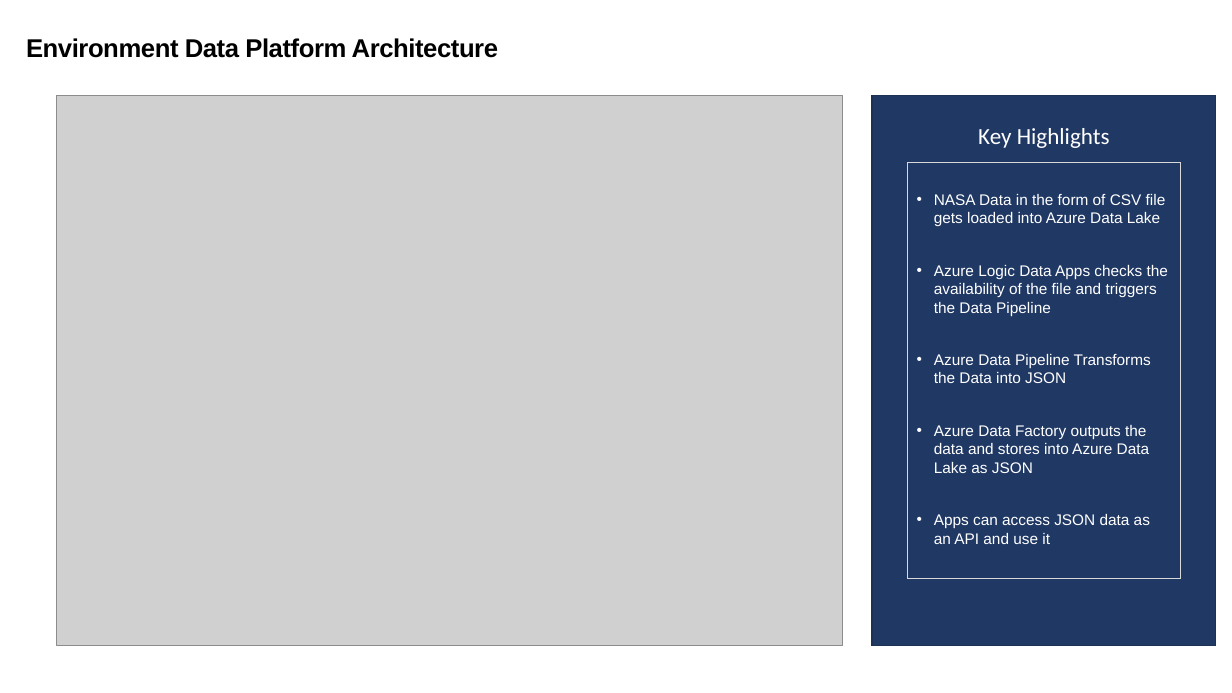
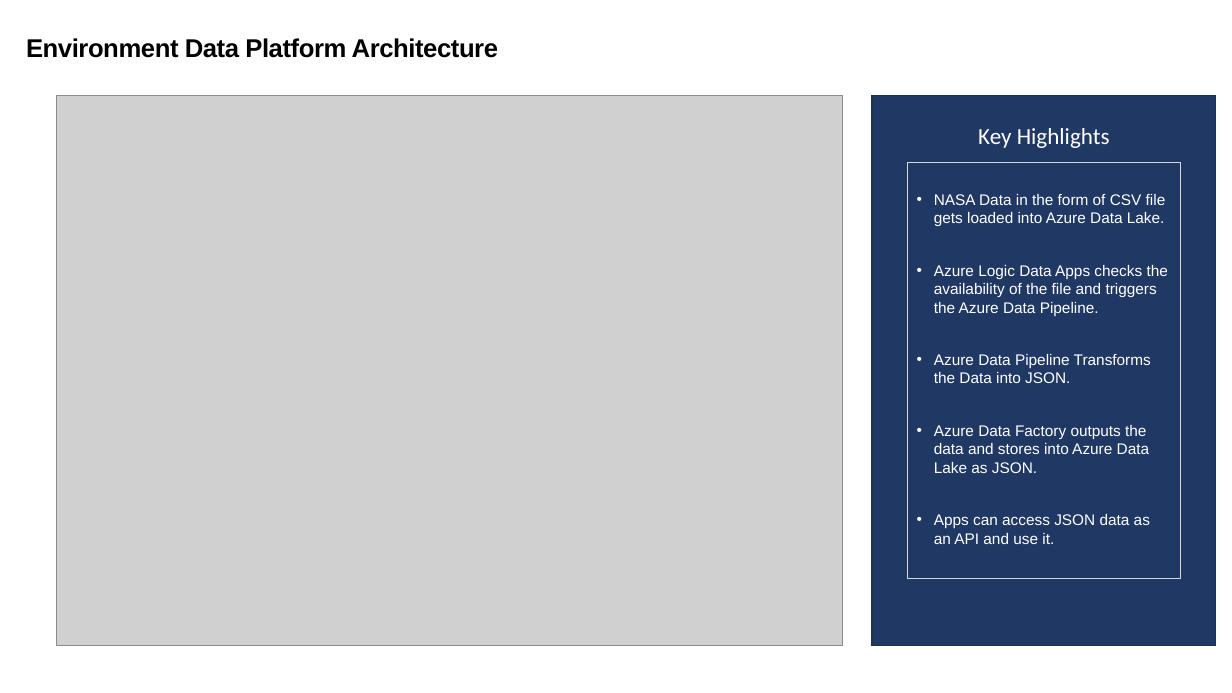
Before and after one commit to ruchirmathur/spaceapps, a slide deck: slide 3 of NASA Open Data.pptx. Drawn at 1232x693 pixels with LibreOffice and Linux fonts; fonts in the diff are those of the drawing; grey boxes stand for pictures. Boxes give left, top, right and bottom in pixels: in the first picture for what was removed or moved away, otherwise in the second. Text is boxed around its words. In the diff, an @@ line names an element or a change of style, - is before the commit and + after.

```diff
--- a/NASA Open Data.pptx
+++ b/NASA Open Data.pptx
@@ text in rectangle at (934, 194, 1168, 544): text changed @@
-• NASA Data in the form of CSV file gets loaded into Azure Data Lake
-• Azure Logic Data Apps checks the availability of the file and triggers the Data Pipeline
-• Azure Data Pipeline Transforms the Data into JSON
-• Azure Data Factory outputs the data and stores into Azure Data Lake as JSON
-• Apps can access JSON data as an API and use it
+• NASA Data in the form of CSV file gets loaded into Azure Data Lake.
+• Azure Logic Data Apps checks the availability of the file and triggers the Azure Data Pipeline.
+• Azure Data Pipeline Transforms the Data into JSON.
+• Azure Data Factory outputs the data and stores into Azure Data Lake as JSON.
+• Apps can access JSON data as an API and use it.
```
Also in this commit, not shown: 6 other slides changed.
